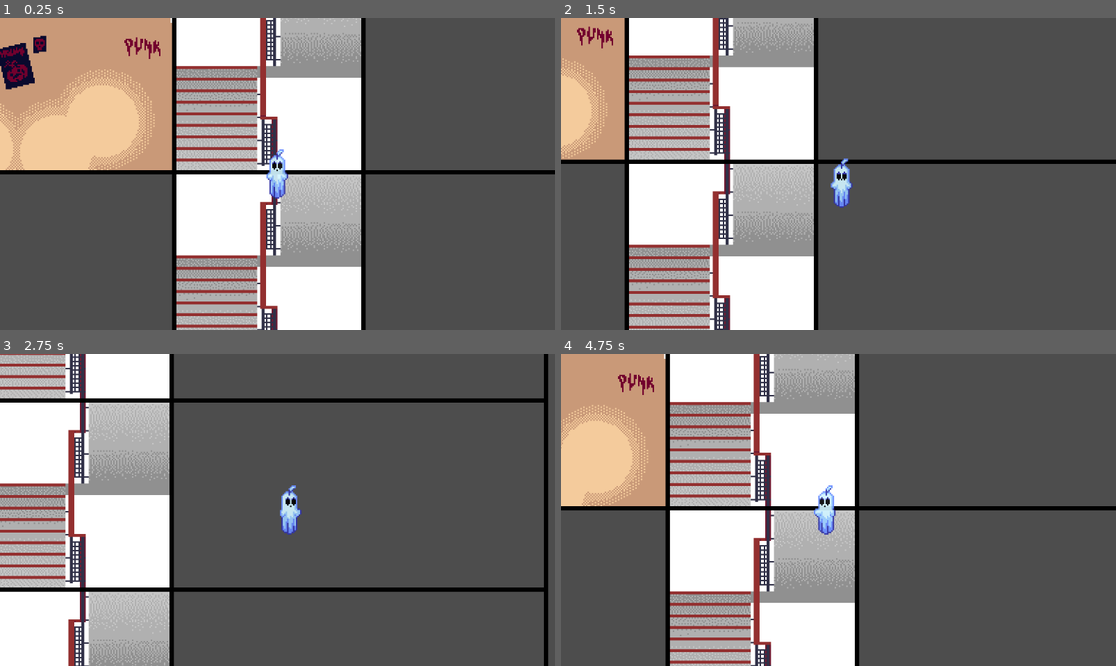
Above: before the commit, frames 1-4 (two rows, left to right).
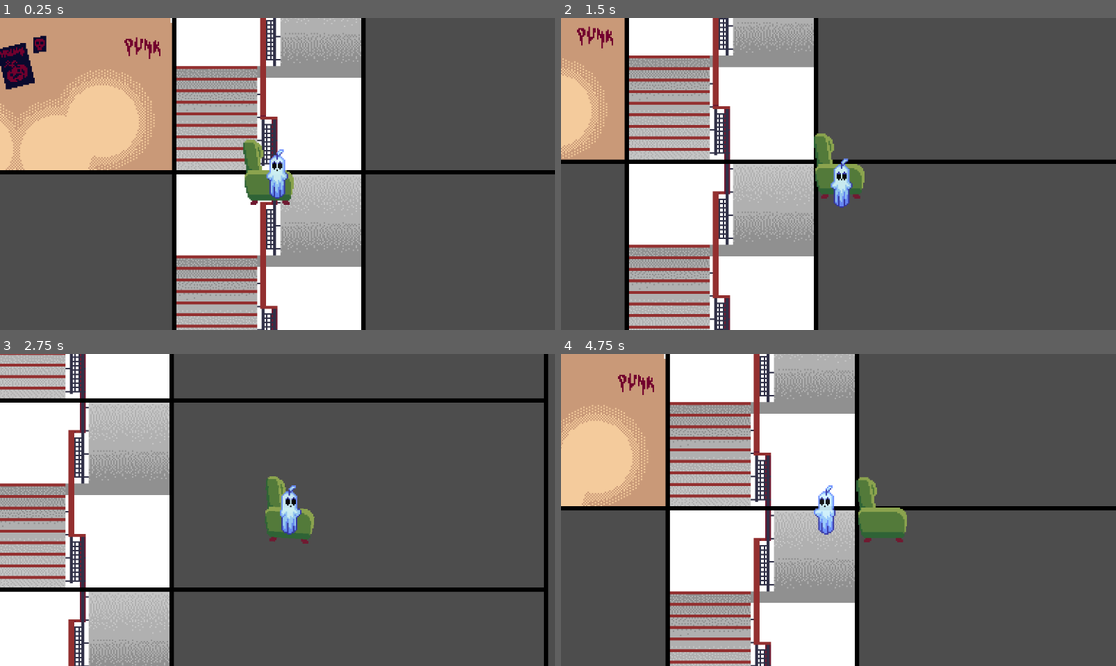
Above: after the commit, the same moments.

Repository: Laquinh/hell-duck-game
Game: Godot game, scene res://main.tscn
Same seed, same stepped clock (60 frames per second), same inputs: the game is played once before the commit and once after it.
Inputs:
- Up to frame 1 (0.25 s): no input
- Up to frame 2 (1.5 s): tap Enter at 0.5 s; hold Right (move_right) 0.53-1.28 s; hold Space (possess) 0.53-1.28 s; hold Down (move_down) from 1.28 s (still down); tap Space (possess) at 1.35 s
- Up to frame 3 (2.75 s): release Down (move_down) at 2.03 s; hold Right (move_right) from 2.03 s (still down); hold Space (possess) from 2.03 s (still down)
- Up to frame 4 (4.75 s): release Right (move_right) at 2.78 s; release Space (possess) at 2.78 s; hold Up (move_up) 2.78-3.53 s; tap Space (possess) at 2.85, 4.35 s; hold Space (possess) 3.53-4.28 s; hold Left (move_left) from 3.53 s (still down)

The runs differ from the first frame. In frame 1, 0.9% of the frame differs, in the area x 43-53%, y 38-60%; in frame 2, 0.9%; in frame 3, 0.9%; in frame 4, 1.1%, in the area x 53-63%, y 39-61%.

Commit message:
Introduce polymorphism to resources' solution

Diff:
--- a/furniture.gd
+++ /dev/null
@@ -1,12 +0,0 @@
-class_name Furniture
-extends Resource
-
-@export var texture: Texture2D
-@export var interaction_box_padding: Vector2
-
-# Make sure that every parameter has a default value.
-# Otherwise, there will be problems with creating and editing
-# your resource via the inspector.
-func _init(p_texture = null, p_interaction_box_padding = Vector2.ZERO):
-	texture = p_texture
-	interaction_box_padding = p_interaction_box_padding
--- a/draggable-furniture.gd
+++ b/furniture/draggable-furniture.gd
@@ -1,4 +1,4 @@
-extends Furniture
+extends FurnitureBehavior
 
 var player: CharacterBody2D = null
 
@@ -12,8 +12,8 @@
 
 func _physics_process(delta: float) -> void:
 	if is_possessed:
-		position = player.position
+		get_parent().position = player.position
 		dance_time += delta * dance_speed
-		rotation_degrees = dance_amplitude * sin(dance_time)
+		get_parent().rotation_degrees = dance_amplitude * sin(dance_time)
 	else:
-		rotation_degrees = 0
+		get_parent().rotation_degrees = 0
--- /dev/null
+++ b/furniture/furniture-behavior.gd
@@ -0,0 +1,7 @@
+class_name FurnitureBehavior
+extends Area2D
+
+var is_possessed: bool = false
+
+func toggle_possessed() -> void:
+	is_possessed = !is_possessed
--- a/furniture-initialiser.gd
+++ b/furniture/furniture-initialiser.gd
@@ -4,12 +4,18 @@
 @export var furniture: Furniture:
 	set(value): # by definig a setter we can run the _ready() when it's changed in the editor
 		furniture = value
-		_ready()
 
 @onready var sprite: Sprite2D = $Sprite2D
 @onready var interaction_box: CollisionShape2D = $CollisionShape2D
+var behavior: FurnitureBehavior = null
 
 func _ready():
 	if furniture:
 		interaction_box.shape.size = furniture.texture.get_size() + furniture.interaction_box_padding
 		sprite.texture = furniture.texture
+		behavior = furniture.furniture_behavior.new()
+		add_child(behavior)
+
+		var is_editor = Engine.is_editor_hint()
+		behavior.set_process(!is_editor)
+		behavior.set_physics_process(!is_editor)
--- a/furniture/furniture.gd
+++ b/furniture/furniture.gd
@@ -1,7 +1,17 @@
 class_name Furniture
-extends Area2D
+extends Resource
 
-var is_possessed: bool = false
+@export var texture: Texture2D
+@export var interaction_box_padding: Vector2
+@export var furniture_behavior: Script
 
-func toggle_possessed() -> void:
-	is_possessed = !is_possessed
+# Make sure that every parameter has a default value.
+# Otherwise, there will be problems with creating and editing
+# your resource via the inspector.
+func _init(p_texture = null, p_interaction_box_padding = Vector2.ZERO, p_furniture_behavior = null):
+	texture = p_texture
+	interaction_box_padding = p_interaction_box_padding
+	if (p_furniture_behavior and p_furniture_behavior.is_class("FurnitureBehavior")):
+		furniture_behavior = p_furniture_behavior
+	else:
+		push_error("Script must extend FurnitureBehavior")
--- a/furniture/furniture.tscn
+++ b/furniture/furniture.tscn
@@ -1,10 +1,10 @@
 [gd_scene load_steps=4 format=3 uid="uid://qs60hkstdfot"]
 
-[ext_resource type="Script" uid="uid://bkpcwp3jwvi2o" path="res://draggable-furniture.gd" id="1_8h4ty"]
+[ext_resource type="Script" uid="uid://dx2rkenshrnwo" path="res://furniture/furniture-initialiser.gd" id="1_8h4ty"]
 [ext_resource type="Texture2D" uid="uid://caopn1qhf0t3k" path="res://furniture/furniture.png" id="1_fugw3"]
 
 [sub_resource type="RectangleShape2D" id="RectangleShape2D_7ohkw"]
-size = Vector2(48, 76)
+size = Vector2(35, 46)
 
 [node name="Furniture" type="Area2D" groups=["Furniture"]]
 script = ExtResource("1_8h4ty")
--- a/furniture/resources/armchair.tres
+++ b/furniture/resources/armchair.tres
@@ -1,10 +1,11 @@
-[gd_resource type="Resource" script_class="Furniture" load_steps=3 format=3 uid="uid://dsbxweh8mtt82"]
+[gd_resource type="Resource" script_class="Furniture" load_steps=4 format=3 uid="uid://dsbxweh8mtt82"]
 
-[ext_resource type="Script" uid="uid://bc3hb7obss36a" path="res://furniture.gd" id="1_o34gv"]
+[ext_resource type="Script" uid="uid://bkpcwp3jwvi2o" path="res://furniture/draggable-furniture.gd" id="1_uqwv7"]
+[ext_resource type="Script" uid="uid://bc3hb7obss36a" path="res://furniture/furniture.gd" id="2_5p5oc"]
 [ext_resource type="Texture2D" uid="uid://brh4wnjyy5g1y" path="res://furniture/sprites/armchair.png" id="2_d5lsq"]
 
 [resource]
-script = ExtResource("1_o34gv")
+script = ExtResource("2_5p5oc")
 texture = ExtResource("2_d5lsq")
-health = 10
-metadata/_custom_type_script = "uid://bc3hb7obss36a"
+interaction_box_padding = Vector2(0, 1)
+furniture_behavior = ExtResource("1_uqwv7")
--- a/furniture/resources/crt-tv.tres
+++ b/furniture/resources/crt-tv.tres
@@ -1,6 +1,6 @@
 [gd_resource type="Resource" script_class="Furniture" load_steps=3 format=3 uid="uid://dgn18iv3uthsb"]
 
-[ext_resource type="Script" uid="uid://bc3hb7obss36a" path="res://furniture.gd" id="1_ism5b"]
+[ext_resource type="Script" uid="uid://bc3hb7obss36a" path="res://furniture/furniture.gd" id="1_ism5b"]
 [ext_resource type="Texture2D" uid="uid://dss4nl38plg4v" path="res://furniture/sprites/crt-tv.png" id="2_uw4xp"]
 
 [resource]
--- a/furniture/resources/router.tres
+++ b/furniture/resources/router.tres
@@ -1,6 +1,6 @@
 [gd_resource type="Resource" script_class="Furniture" load_steps=3 format=3 uid="uid://dqjmdt1lje36w"]
 
-[ext_resource type="Script" uid="uid://bc3hb7obss36a" path="res://furniture.gd" id="1_i4l48"]
+[ext_resource type="Script" uid="uid://bc3hb7obss36a" path="res://furniture/furniture.gd" id="1_i4l48"]
 [ext_resource type="Texture2D" uid="uid://cxdloyvrg7puv" path="res://furniture/sprites/router.png" id="2_mc4i0"]
 
 [resource]
--- a/house/house.tscn
+++ b/house/house.tscn
@@ -2,18 +2,12 @@
 
 [ext_resource type="Texture2D" uid="uid://2r6eq226gwit" path="res://house/sprites/house.png" id="1_g0npy"]
 [ext_resource type="PackedScene" uid="uid://qs60hkstdfot" path="res://furniture/furniture.tscn" id="2_t6m4b"]
-[ext_resource type="Texture2D" uid="uid://bo80c2dfs1jwo" path="res://furniture/sprites/fridge-old.png" id="3_nxes2"]
+[ext_resource type="Resource" uid="uid://dsbxweh8mtt82" path="res://furniture/resources/armchair.tres" id="3_t6m4b"]
 
 [node name="House" type="Node2D"]
 
 [node name="Sprite2D" type="Sprite2D" parent="."]
 texture = ExtResource("1_g0npy")
 
-[node name="Fridge" parent="." instance=ExtResource("2_t6m4b")]
-position = Vector2(-293, -183)
-texture = ExtResource("3_nxes2")
-
-[node name="Sprite2D" parent="Fridge" index="0"]
-texture = ExtResource("3_nxes2")
-
-[editable path="Fridge"]
+[node name="Armchair" parent="." instance=ExtResource("2_t6m4b")]
+furniture = ExtResource("3_t6m4b")
--- a/player/player.gd
+++ b/player/player.gd
@@ -9,7 +9,7 @@
 @export var acceleration: float = 1000
 @export var friction: float = 2200
 
-var possessed_furniture: Furniture = null
+var possessed_furniture: FurnitureBehavior = null
 
 func _physics_process(delta: float) -> void:
 	var input = Vector2.ZERO
@@ -52,7 +52,7 @@
 			for area in $Area2D.get_overlapping_areas():
 				if area.is_in_group("Furniture"):
 					if !potential_furniture:
-						potential_furniture = area as Furniture
+						potential_furniture = area.behavior
 						potential_distance = global_position.distance_to(area.global_position)
 					else:
 						var new_distance = global_position.distance_to(area.global_position)
Not shown, removed: furniture.gd.uid
Renamed: draggable-furniture.gd.uid -> furniture/draggable-furniture.gd.uid
Not shown, added: furniture/furniture-behavior.gd.uid
Renamed: furniture-initialiser.gd.uid -> furniture/furniture-initialiser.gd.uid
Not shown, changed: furniture/furniture.gd.uid
